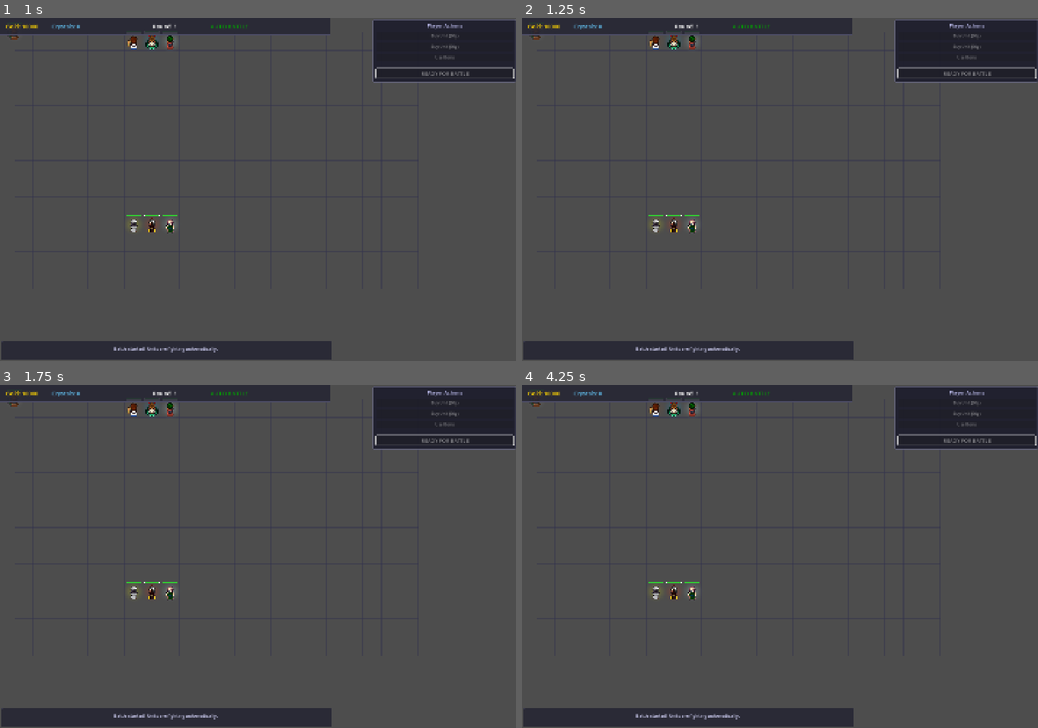
Above: before the commit, frames 1-4 (two rows, left to right).
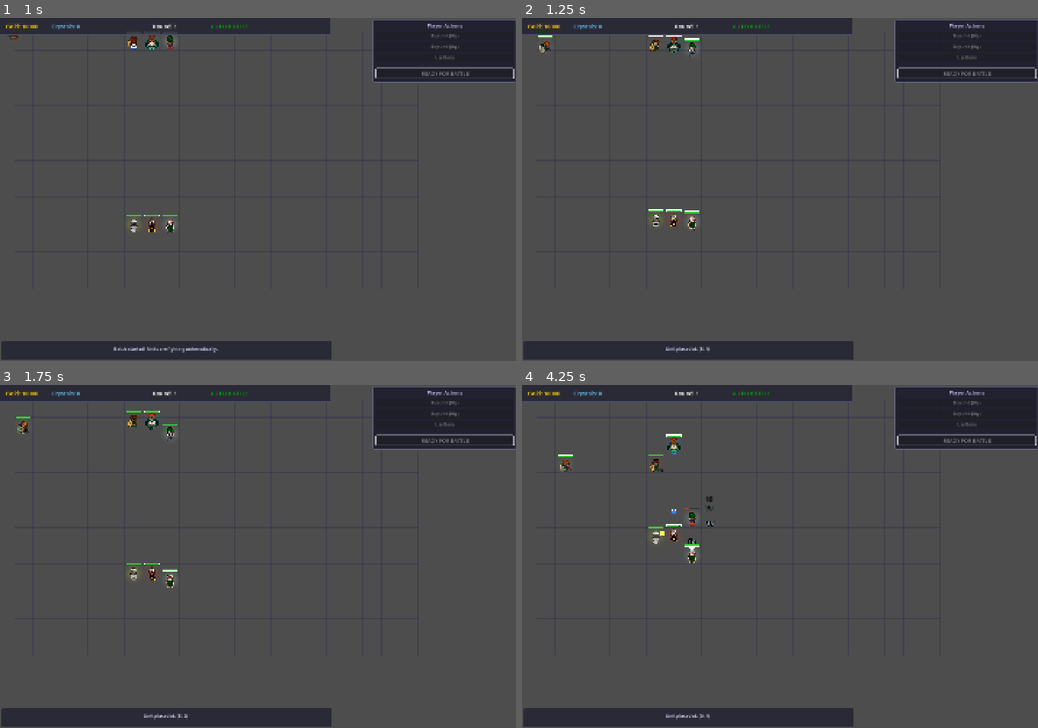
Above: after the commit, the same moments.

Repository: iceie2/autobattler-rpg
Game: Godot game, scene res://scenes/main_game.tscn
Two runs of this game, one before a commit and one after it. Both use one fixed random seed, a clock stepped at 60 frames per second and the inputs below.
Inputs (mouse positions are in pixels of both pictures, inside the frame that each line leads up to):
- Up to frame 1 (1 s): click "READY FOR BATTLE" at 0.5 s
- Up to frame 2 (1.25 s): no input
- Up to frame 3 (1.75 s): move the mouse to (371, 539) at 1.27 s; click (371, 539) at 1.42 s
- Up to frame 4 (4.25 s): drag from (676, 573) to (754, 625) at 2.02 s; move the mouse to (831, 481) at 2.77 s; click (831, 481) at 2.92 s; drag from (754, 625) to (625, 505) at 3.52 s

Frame 1 is identical in both runs. In frame 2, 0.8% of the frame differs, in the area x 1-43%, y 5-98%; in frame 3, 1.0%; in frame 4, 1.2%.

Commit message:
Fix pathfinding: increase max_steps 20→500, fix stuck BFS
max_steps=20 was too low for a 22x14 grid — A* with 8-directional
movement and Chebyshev ties needs ~50 iterations for a 10-step path.
Also replace the single-ring adjacency scan with a proper BFS so
find_nearest_unoccupied_to_target always finds a cell even when all
8 immediate neighbors are occupied.

Co-Authored-By: Claude Sonnet 4.6 <noreply@anthropic.com>

Diff:
--- a/scripts/pathfinding.gd
+++ b/scripts/pathfinding.gd
@@ -2,7 +2,7 @@
 class_name Pathfinding
 
 # Simple A* pathfinding for the battle grid
-static func find_path(start: Vector2i, goal: Vector2i, grid: BattleGrid, max_steps: int = 20) -> Array[Vector2i]:
+static func find_path(start: Vector2i, goal: Vector2i, grid: BattleGrid, max_steps: int = 500) -> Array[Vector2i]:
 	if not grid.is_valid_position(start) or not grid.is_valid_position(goal):
 		return []
 
@@ -49,15 +49,24 @@
 	return []  # No path found
 
 static func find_nearest_unoccupied_to_target(target: Vector2i, grid: BattleGrid) -> Vector2i:
-	# Find nearest unoccupied cell adjacent to target
-	var neighbors = get_all_neighbors(target)
-	var best_pos = Vector2i(-1, -1)
+	# BFS outward from target until we find an unoccupied cell
+	var visited: Dictionary = {}
+	var queue: Array[Vector2i] = [target]
+	visited[target] = true
 
-	for neighbor in neighbors:
-		if grid.is_valid_position(neighbor) and not grid.is_cell_occupied(neighbor):
-			return neighbor  # Return first valid one
+	while queue.size() > 0:
+		var current = queue.pop_front()
+		for neighbor in get_all_neighbors(current):
+			if visited.has(neighbor):
+				continue
+			visited[neighbor] = true
+			if not grid.is_valid_position(neighbor):
+				continue
+			if not grid.is_cell_occupied(neighbor):
+				return neighbor
+			queue.append(neighbor)
 
-	return best_pos
+	return Vector2i(-1, -1)
 
 static func get_neighbors(pos: Vector2i, grid: BattleGrid) -> Array[Vector2i]:
 	var neighbors: Array[Vector2i] = []
